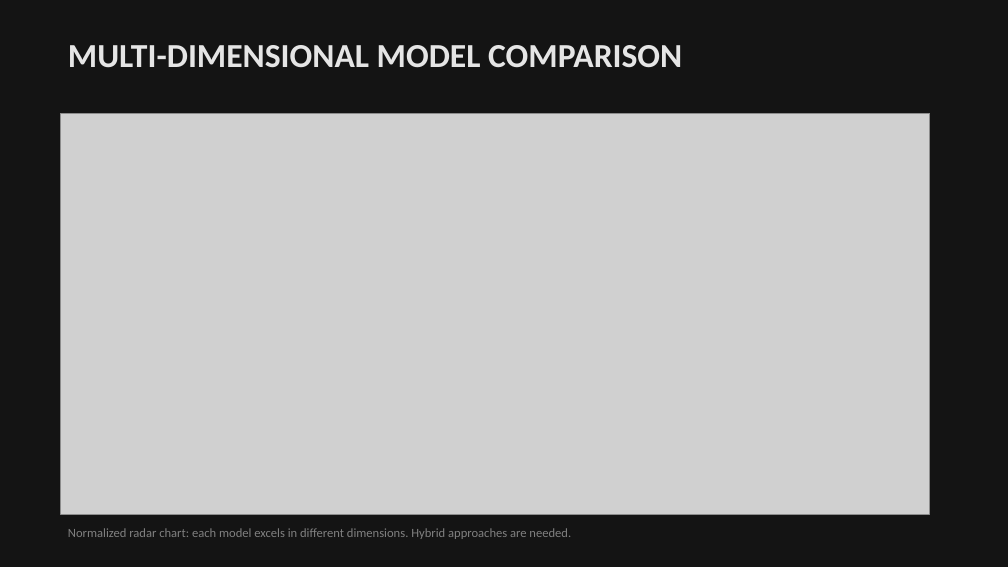
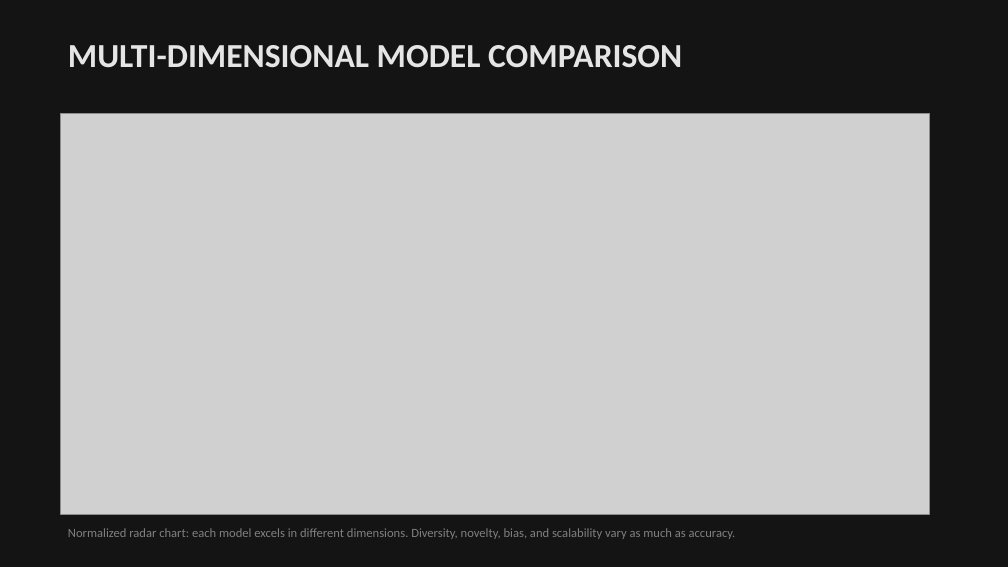
Before and after one commit to Thisisntevenmyfinale/cinematch, a slide deck: slide 14 of CineMatch_Presentation.pptx (slide 13 before the commit). Drawn at 1008x567 pixels with LibreOffice and Linux fonts; fonts in the diff are those of the drawing; grey boxes stand for pictures. Boxes give left, top, right and bottom in pixels: in the first picture for what was removed or moved away, otherwise in the second. Text is boxed around its words. In the diff, an @@ line names an element or a change of style, - is before the commit and + after.

```diff
--- a/CineMatch_Presentation.pptx
+++ b/CineMatch_Presentation.pptx
@@ text at [68,528,736,539]: text changed @@
-Normalized radar chart: each model excels in different dimensions. Hybrid approaches are needed.
+Normalized radar chart: each model excels in different dimensions. Diversity, novelty, bias, and scalability vary as much as accuracy.
```
Also in this commit, not shown: 11 other slides changed, 4 slides added, 1 other file.
